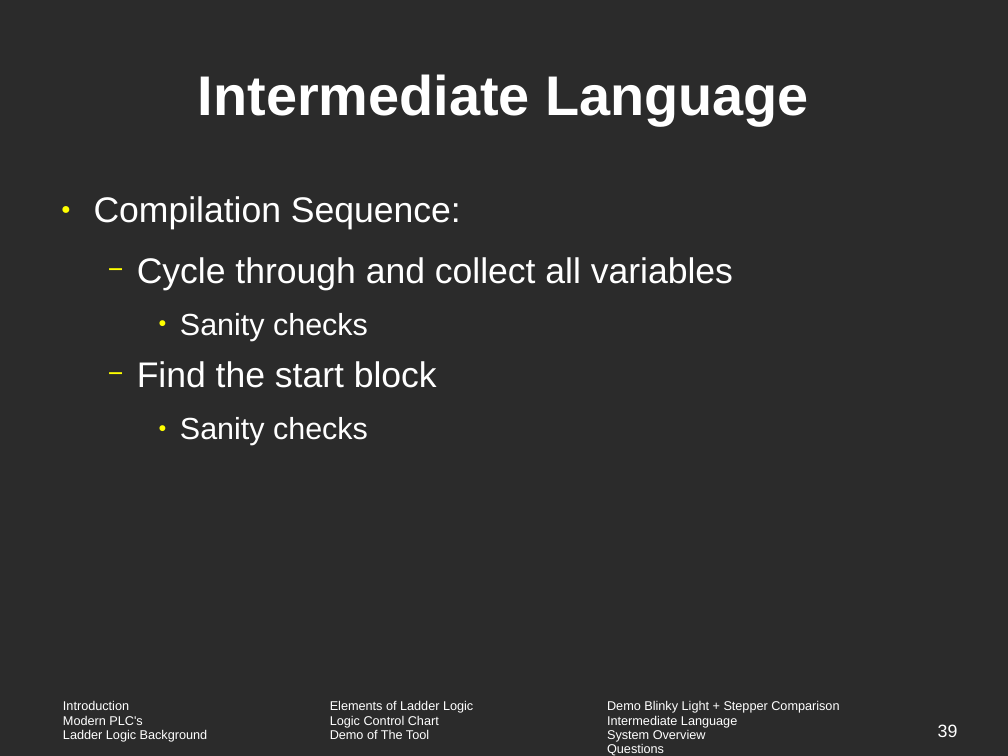
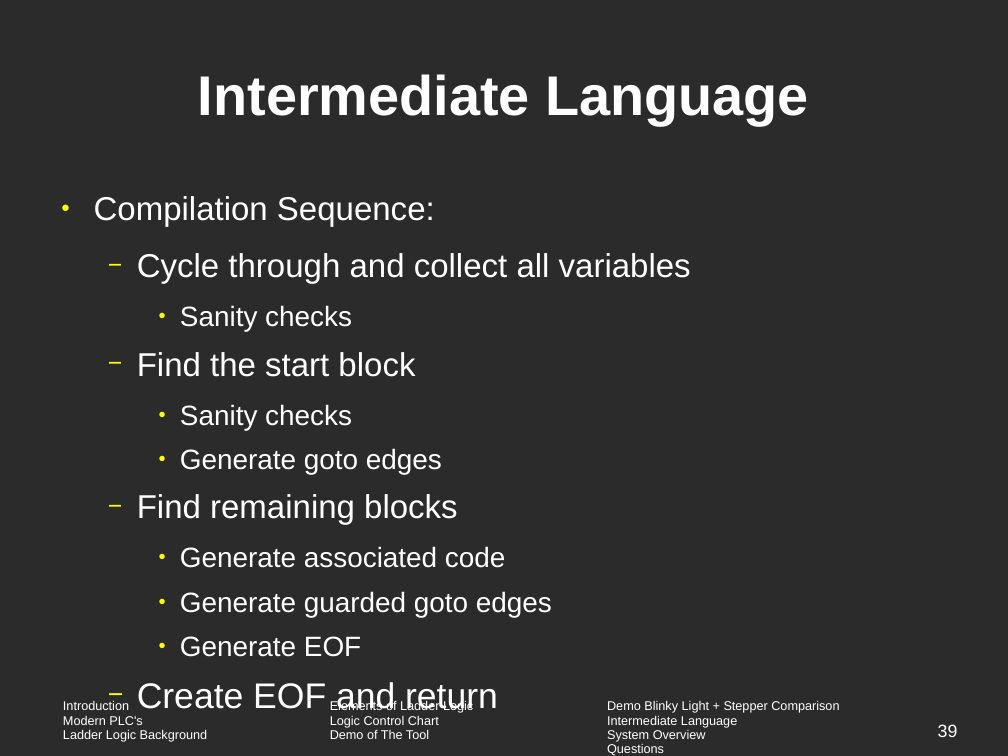
Before and after one commit to vortex-5/plcthesis, a slide deck: slide 39 of presentation/defense.odp. Drawn at 1008x756 pixels with LibreOffice and Linux fonts; fonts in the diff are those of the drawing; background and template pictures are left out; a plain dark background stands for a picture behind light text. Boxes give left, top, right and bottom in pixels: in the first picture for what was removed or moved away, otherwise in the second. Text is boxed around its words. In the diff, an @@ line names an element or a change of style, - is before the commit and + after.

```diff
--- a/presentation/defense.odp
+++ b/presentation/defense.odp
@@ text at bbox=[94, 196, 691, 430]: size 28 to 26 pt in "Compilation Sequence:", "Cycle through and collect all variables", "Find the start block"; size 24 to 22 pt in "Sanity checks", "Sanity checks" @@
@@ text at bbox=[137, 448, 552, 713]: paragraphs added @@
+    ● Generate goto edges
+  − Find remaining blocks
+    ● Generate associated code
+    ● Generate guarded goto edges
+    ● Generate EOF
+  − Create EOF and return
```
Also in this commit, not shown: 1 slide added.
